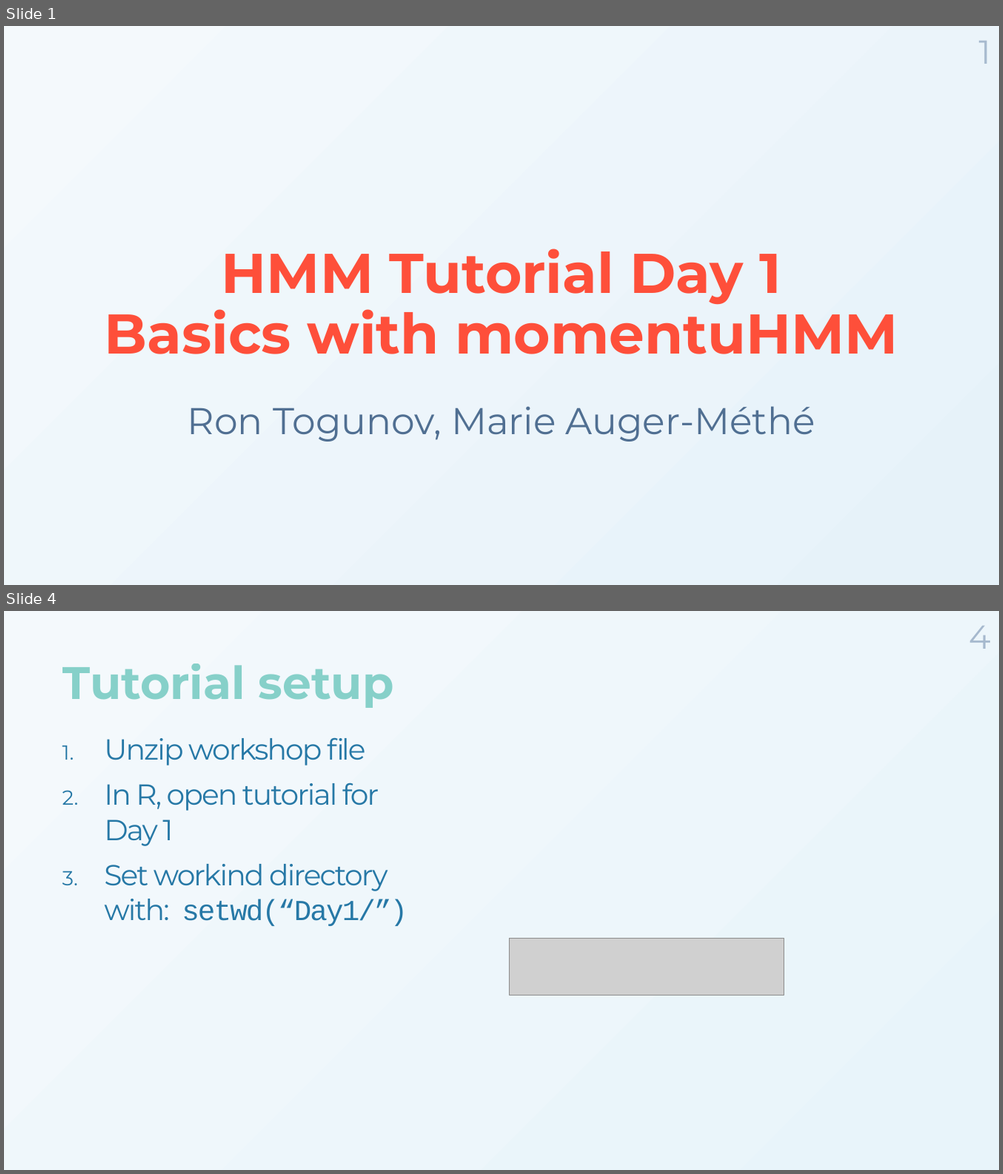
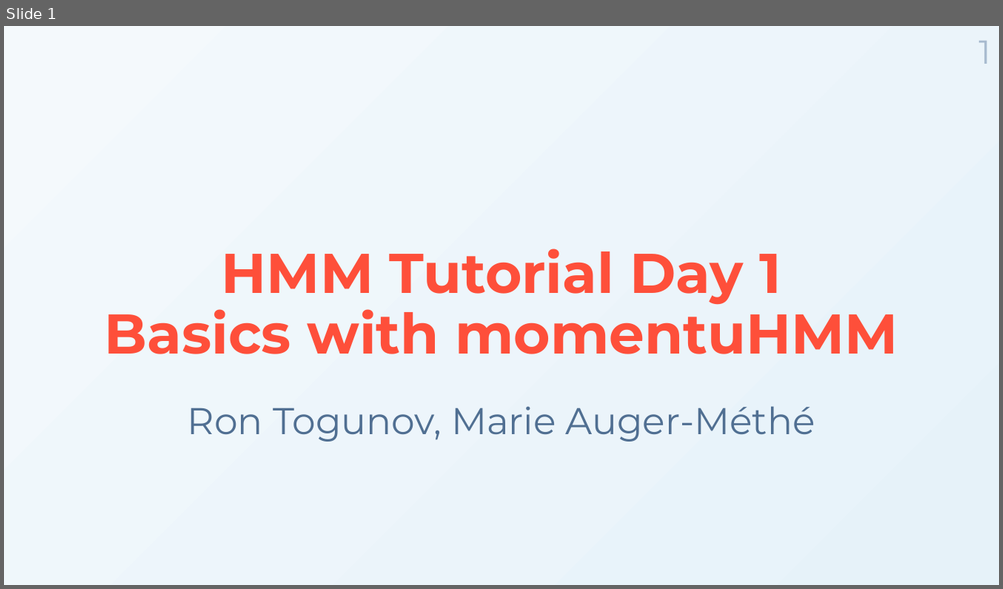
Before and after one commit to MarieAugerMethe/DFO_HMM_2022, a slide deck: Day1/HMM_Tutorial_Day1.pptx. Shown one above the other, each under a label of ours: slides 1 and 4 before the commit, slide 1 after it; the slides between them are not shown. The pictures are 1003x1174 and 1003x589 pixels, drawn with LibreOffice and Linux fonts; fonts in the diff are those of the drawing; grey boxes stand for pictures; background and template pictures are left out. Boxes give left, top, right and bottom in pixels: in the first picture for what was removed or moved away, otherwise in the second. Text is boxed around its words. In the diff, an @@ line names an element or a change of style, - is before the commit and + after.

```diff
--- a/Day1/HMM_Tutorial_Day1.pptx
+++ b/Day1/HMM_Tutorial_Day1.pptx
@@ slide 4 removed at [4,611,999,1170], background gradient #F4F9FC to #E8F4FA @@
@@ page number removed at [968,626,990,649] @@
-4
@@ title removed at [62,664,394,708] @@
-Tutorial setup
@@ text removed at [104,738,407,926] @@
-1. Unzip workshop file
-2. In R, open tutorial for Day 1
-3. Set workind directory with: setwd(“Day1/”)
@@ picture removed at [509,939,784,995] @@
```
Also in this commit, not shown: 7 slides changed, 7 slides added, 1 other slide removed, 7 other files.
